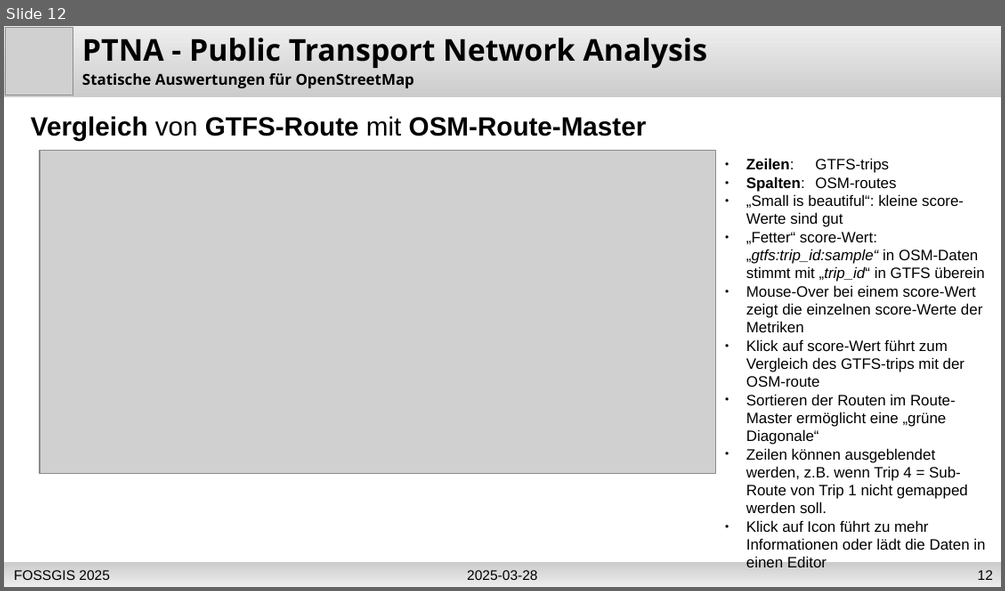
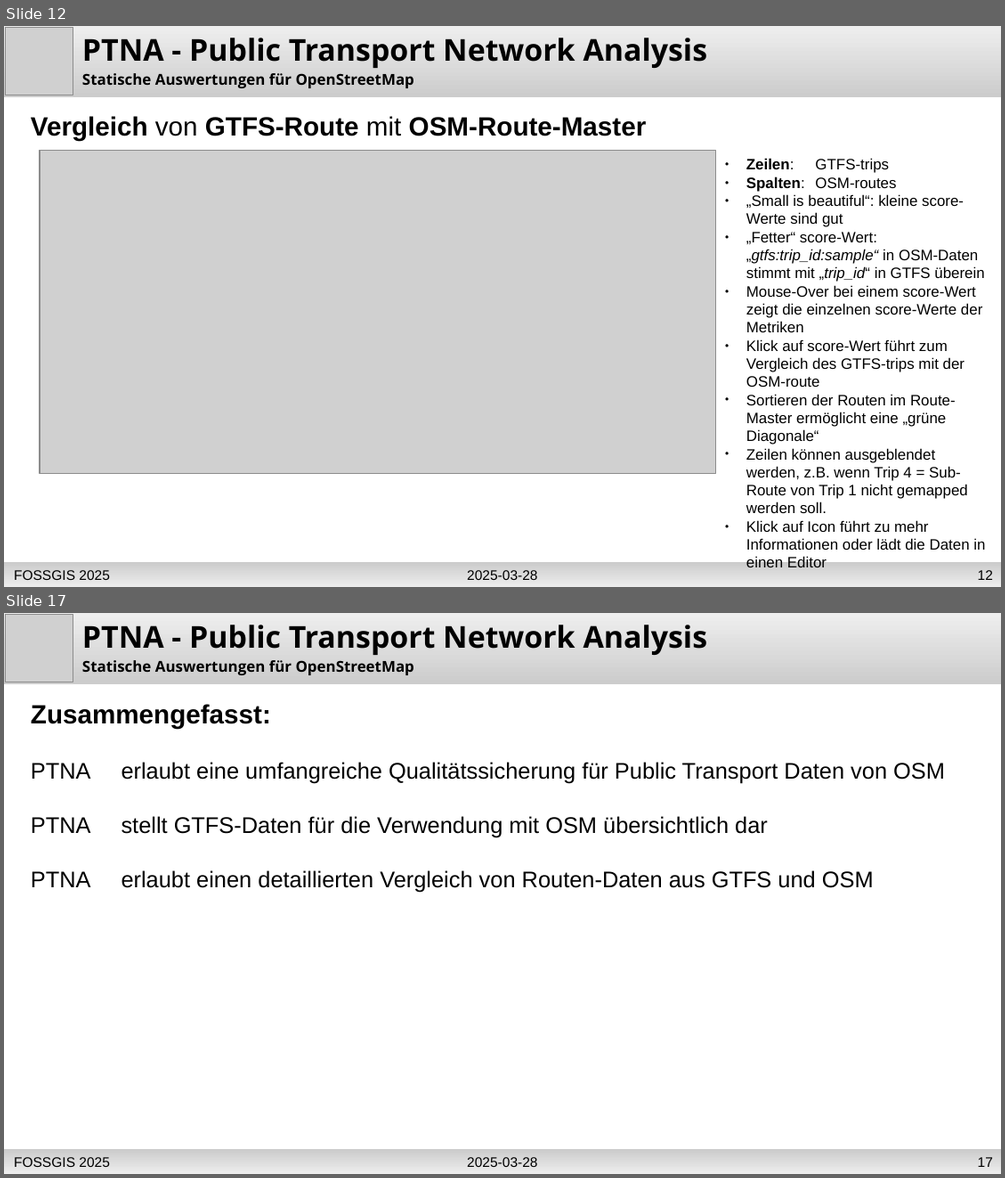
Before and after one commit to osm-ToniE/ptna-www, a slide deck: de/fossgis_2025_PTNA_Erdmann-slides.odp. Shown one above the other, each under a label of ours: slide 12 before the commit, slides 12 and 17 after it; the slides between them are not shown. The pictures are 1005x591 and 1005x1178 pixels, drawn with LibreOffice and Linux fonts; fonts in the diff are those of the drawing; grey boxes stand for pictures. Boxes give left, top, right and bottom in pixels: in the first picture for what was removed or moved away, otherwise in the second. Text is boxed around its words. In the diff, an @@ line names an element or a change of style, - is before the commit and + after.

```diff
--- a/de/fossgis_2025_PTNA_Erdmann-slides.odp
+++ b/de/fossgis_2025_PTNA_Erdmann-slides.odp
@@ slide 17 added at bbox=[4, 613, 1001, 1174], background #FFFFFF @@
@@ freeform shape added at bbox=[4, 613, 1001, 684], fill gradient #EEEEEE to #CCCCCC @@
@@ picture added at bbox=[6, 615, 73, 682] @@
@@ text added at bbox=[82, 625, 708, 655], 24 pt, text #000000, bold @@
+PTNA - Public Transport Network Analysis
@@ text added at bbox=[82, 660, 414, 675], 12 pt, text #000000, bold @@
+Statische Auswertungen für OpenStreetMap
@@ text added at bbox=[31, 704, 945, 892], 18 pt, text #000000 @@
+Zusammengefasst:
+PTNA erlaubt eine umfangreiche Qualitätssicherung für Public Transport Daten von OSM
+PTNA stellt GTFS-Daten für die Verwendung mit OSM übersichtlich dar
+PTNA erlaubt einen detaillierten Vergleich von Routen-Daten aus GTFS und OSM
@@ rectangle added at bbox=[4, 1150, 1001, 1174], fill gradient #CCCCCC to #EEEEEE, 11 pt, text #000000 @@
+2025-03-28
@@ text added at bbox=[14, 1157, 110, 1167], 11 pt, text #000000 @@
+FOSSGIS 2025
@@ page number added at bbox=[978, 1157, 993, 1167], 11 pt, text #000000 @@
+17
```
Also in this commit, not shown: 5 slides changed, 2 other slides added, 2 other files.
